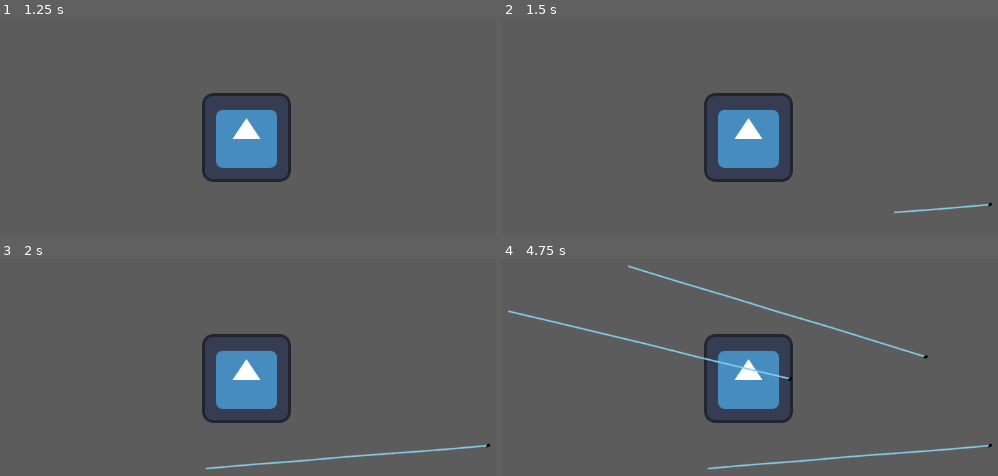
Above: before the commit, frames 1-4 (two rows, left to right).
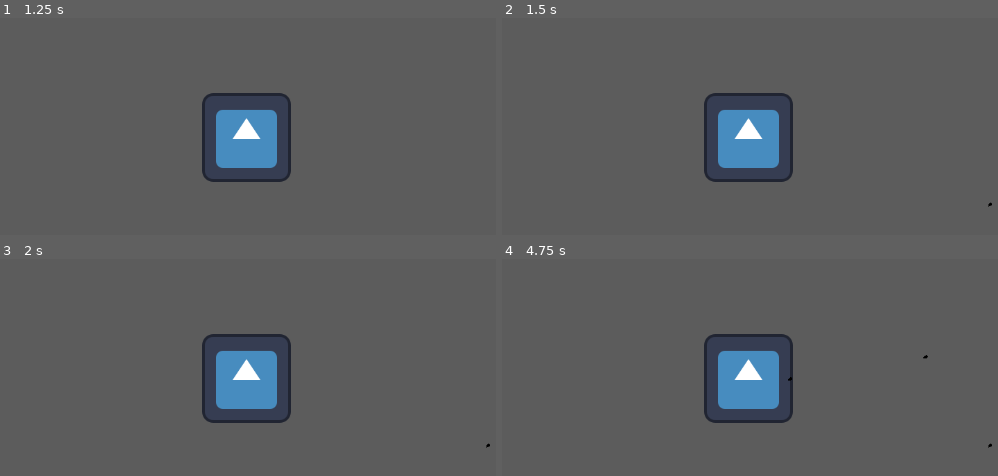
Above: after the commit, the same moments.

Repository: celyk/godot-ipad-demos
Game: Godot game, scene res://main.tscn
Same seed, same stepped clock (60 frames per second), same inputs: the game is played once before the commit and once after it. The engine's default icon, where the game draws it, is replaced by a stand-in: a white triangle on a blue panel in a dark square.
Inputs (mouse positions are in pixels of both pictures, inside the frame that each line leads up to):
- Up to frame 1 (1.25 s): tap Enter at 0.5 s; move the mouse to (208, 226) at 0.52 s; click (208, 226) at 0.67 s
- Up to frame 2 (1.5 s): tap Space at 1.25 s; drag from (988, 204) to (710, 226) at 1.27 s
- Up to frame 3 (2 s): no input
- Up to frame 4 (4.75 s): tap Enter at 2, 3.5 s; move the mouse to (506, 311) at 2.02 s; click (506, 311) at 2.17 s; tap Space at 2.75, 4.25 s; drag from (789, 378) to (506, 311) at 2.77 s; move the mouse to (630, 265) at 3.52 s; click (630, 265) at 3.67 s; drag from (923, 356) to (630, 265) at 4.27 s

Frame 1 is identical in both runs. In frame 2, 0.2% of the frame differs, in the area x 79-99%, y 85-91%; in frame 3, 0.6%; in frame 4, 1.9%, in the area x 1-99%, y 2-98%.

Commit message:
Make brush size scale down with zoom

Diff:
--- a/apple_pencil/assets/canvas/Stroke.gd
+++ b/apple_pencil/assets/canvas/Stroke.gd
@@ -90,7 +90,7 @@
 #	queue_redraw()=
 
 func _draw() -> void:
-	#return
+	return
 
 	for i in range(1, bezier_spline.size()):
 		var start : Vector2 = (bezier_spline[i][0])
--- a/apple_pencil/assets/canvas/canvas.gd
+++ b/apple_pencil/assets/canvas/canvas.gd
@@ -31,7 +31,12 @@
 	get_parent().add_child(preview_stroke)
 
 func update_stroke(event: InputEventScreenDrag):
-	preview_stroke.add_point(_screen_to_local(event.position),Color.BLUE_VIOLET,event.pressure*30.0)
+	var width : float = event.pressure * 30.0
+	width *= 1.0 / (get_parent().global_transform as Transform2D)[0].length()
+
+	print(get_parent().global_transform)
+
+	preview_stroke.add_point(_screen_to_local(event.position), Color.BLUE_VIOLET, width)
 
 func submit_stroke(event: InputEvent):
 	preview_stroke.end()
--- a/apple_pencil/project.godot
+++ b/apple_pencil/project.godot
@@ -23,33 +23,22 @@
 [xogot]
 
 project/editorState=[{
-"column": 0,
-"line": 0,
-"path": "res://assets/canvas/Stroke.gd",
-"type": "file"
-}, {
-"column": 7,
-"line": 6,
-"path": "res://assets/canvas/StrokeRenderer.gd",
+"column": 74,
+"line": 34,
+"path": "res://assets/canvas/canvas.gd",
 "type": "file"
 }, {
 "column": 1,
-"line": 13,
-"path": "res://assets/canvas/canvas.gd",
-"type": "file"
-}, {
-"title": "CanvasItem",
-"type": "doc"
-}, {
-"column": 20,
 "current": true,
-"line": 14,
-"path": "res://stylus_debug.gd",
+"line": 92,
+"path": "res://assets/canvas/Stroke.gd",
 "type": "file"
 }]
 project/breakpoints={
 "res://assets/canvas/Stroke.gd": PackedInt32Array(49),
 "res://assets/canvas/StrokeRenderer.gd": PackedInt32Array(),
+"res://assets/canvas/canvas.gd": PackedInt32Array(),
 "res://main.gd": PackedInt32Array(),
-"res://pinch_and_zoom.gd": PackedInt32Array()
+"res://pinch_and_zoom.gd": PackedInt32Array(),
+"res://stylus_debug.gd": PackedInt32Array()
 }
Not shown, added: apple_pencil/Node2D
Not shown, added: apple_pencil/Transform2D
